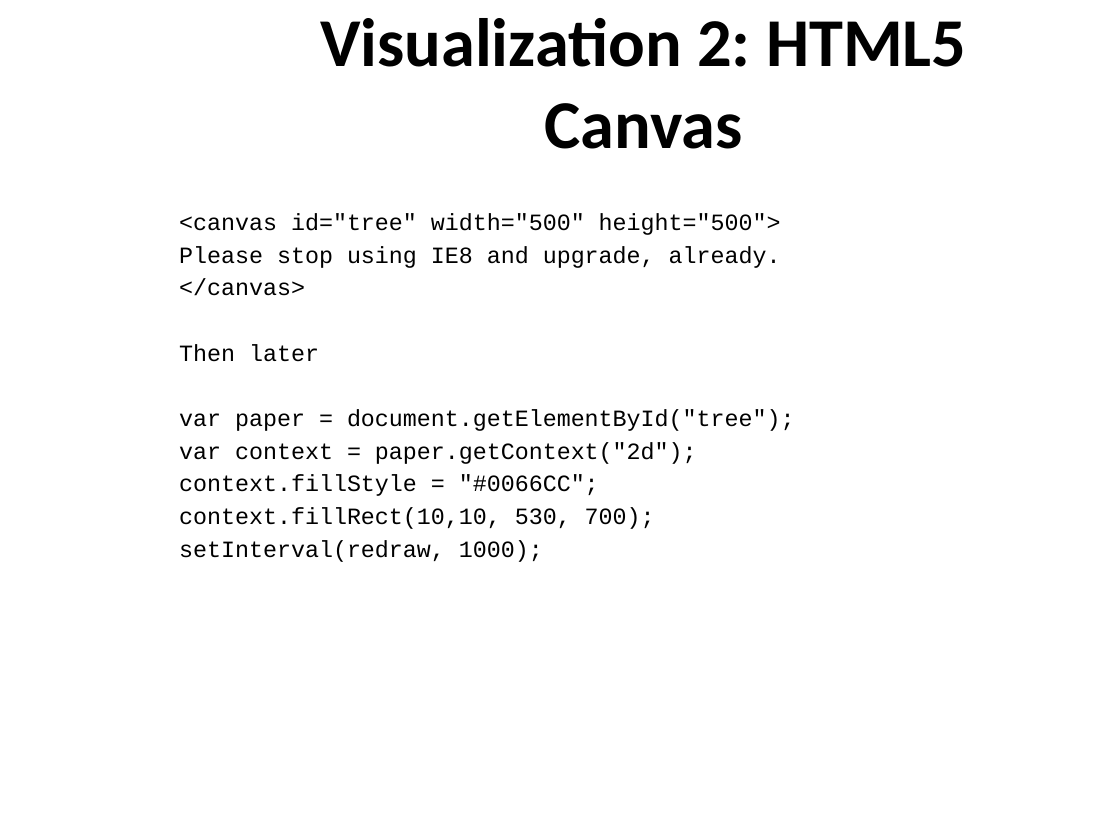
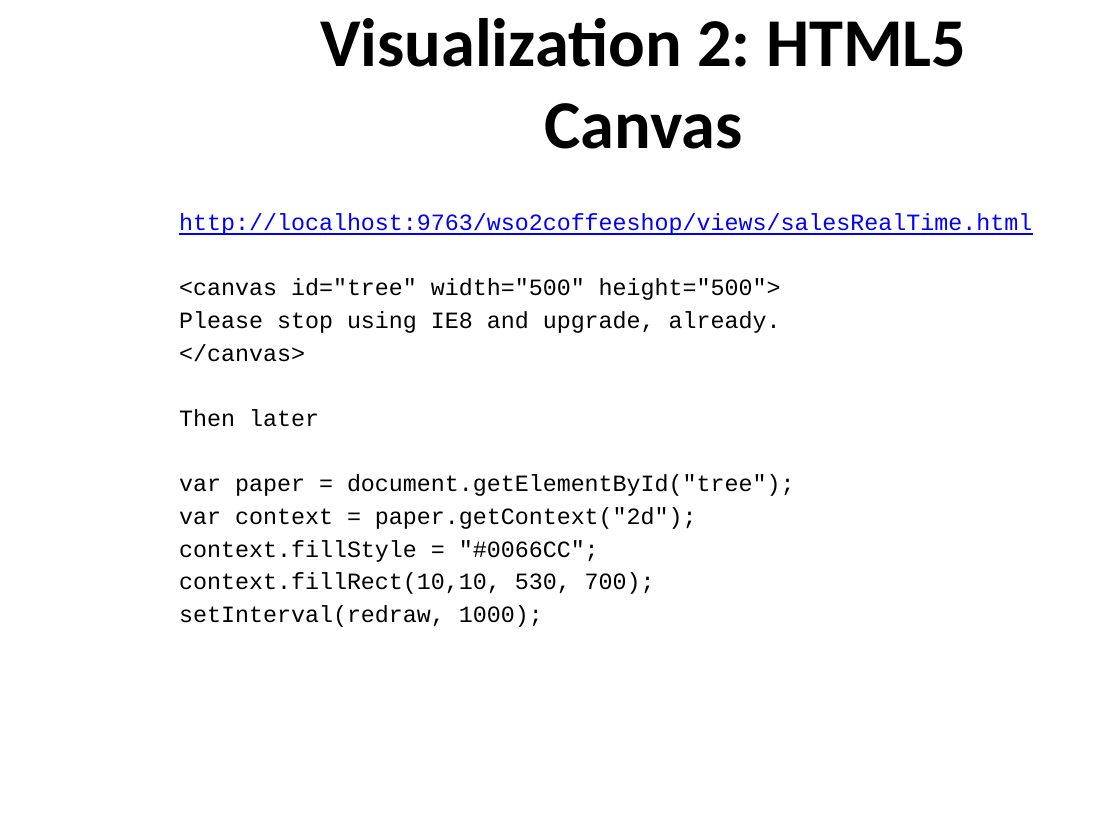
Before and after one commit to nuwanbando/coffee-shop, a slide deck: slide 22 of slides/WebAppDevelopmentWithJavaScript.pptx. Drawn at 1120x840 pixels with LibreOffice and Linux fonts; fonts in the diff are those of the drawing; background and template pictures are left out. Boxes give left, top, right and bottom in pixels: in the first picture for what was removed or moved away, otherwise in the second. Text is boxed around its words. In the diff, an @@ line names an element or a change of style, - is before the commit and + after.

```diff
--- a/slides/WebAppDevelopmentWithJavaScript.pptx
+++ b/slides/WebAppDevelopmentWithJavaScript.pptx
@@ text at [179, 213, 1032, 235]: paragraph added @@
+http://localhost:9763/wso2coffeeshop/views/salesRealTime.html
```
Also in this commit, not shown: 1 other slide changed, 1 other file.
